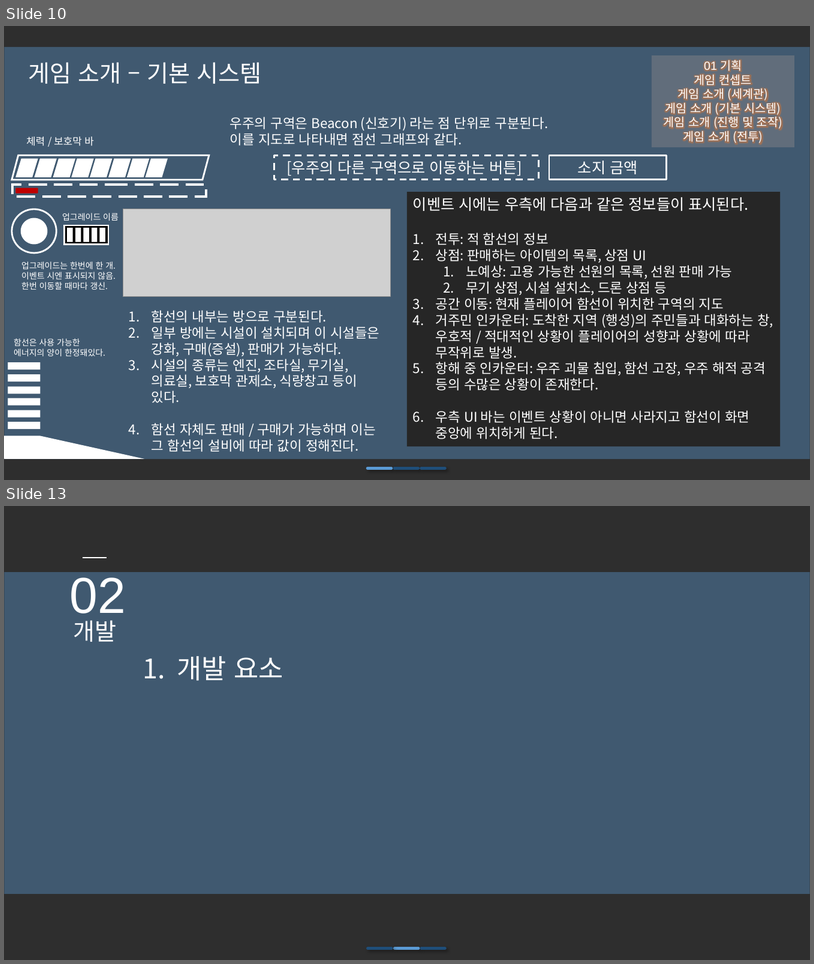
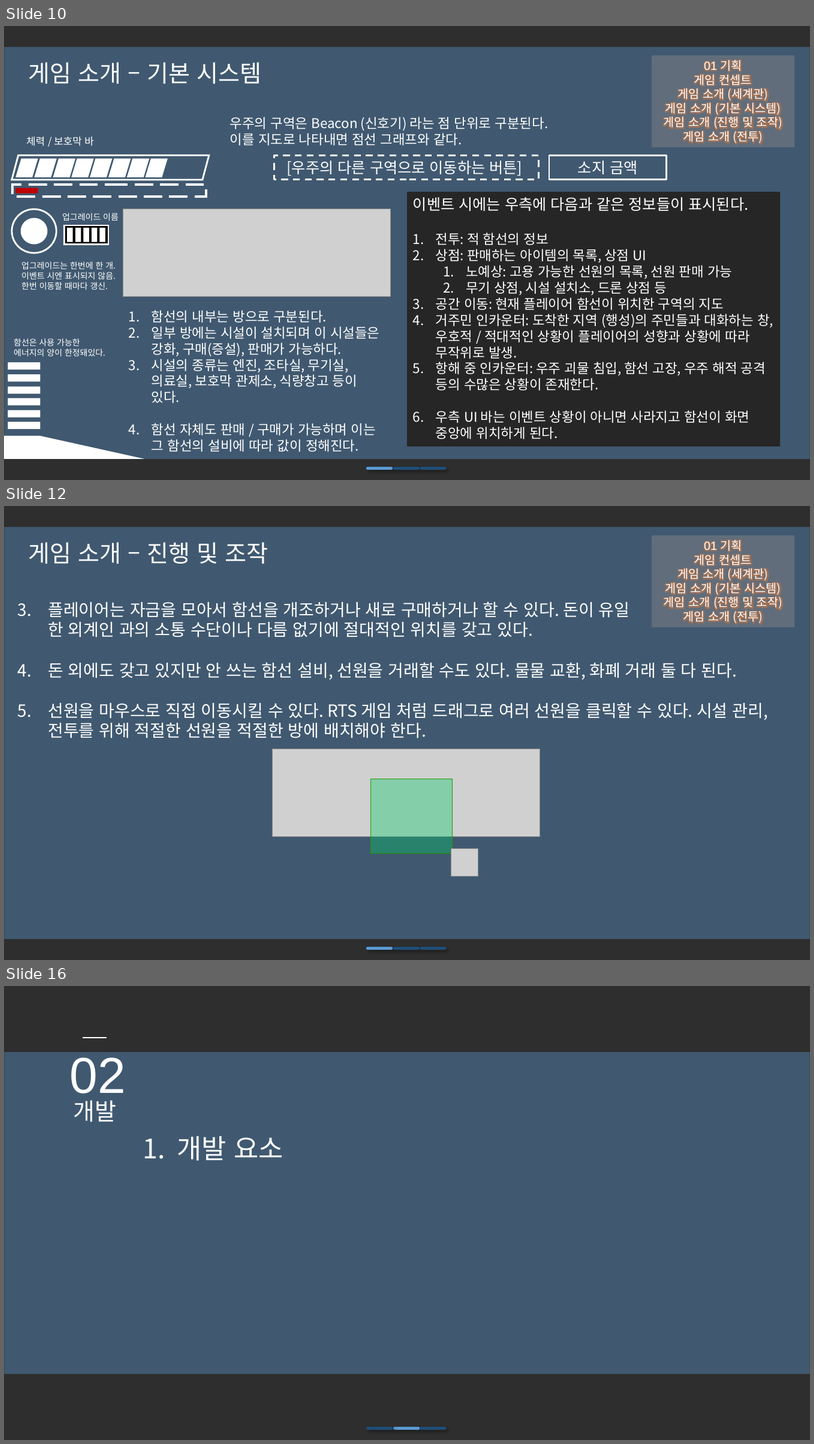
Before and after one commit to iconstudio/2017-Platformer, a slide deck: slides/Cosmos_20171105.pptx. Shown one above the other, each under a label of ours: slides 10 and 13 before the commit, slides 10, 12 and 16 after it; the slides between them are not shown. The pictures are 814x964 and 814x1444 pixels, drawn with LibreOffice and Linux fonts; fonts in the diff are those of the drawing; grey boxes stand for pictures; background and template pictures are left out; a plain dark background stands for a picture behind light text. Boxes give left, top, right and bottom in pixels: in the first picture for what was removed or moved away, otherwise in the second. Text is boxed around its words. In the diff, an @@ line names an element or a change of style, - is before the commit and + after.

```diff
--- a/slides/Cosmos_20171105.pptx
+++ b/slides/Cosmos_20171105.pptx
@@ slide 12 added at (4, 506, 810, 960), background picture (left out); not listed: 2 template elements that a slide beside it also shows @@
@@ rectangle added at (652, 535, 795, 627), fill #F8CBAD at 18% opacity, 14 pt, text #FFFFFF @@
+01 기획
+게임 컨셉트
+게임 소개 (세계관)
+게임 소개 (기본 시스템)
+게임 소개 (진행 및 조작)
+게임 소개 (전투)
@@ text added at (28, 542, 268, 564), 28 pt, text #FFFFFF @@
+게임 소개 – 진행 및 조작
@@ text added at (48, 601, 768, 738), 20 pt, text #FFFFFF @@
+3. 플레이어는 자금을 모아서 함선을 개조하거나 새로 구매하거나 할 수 있다. 돈이 유일
+   한 외계인 과의 소통 수단이나 다름 없기에 절대적인 위치를 갖고 있다.
+4. 돈 외에도 갖고 있지만 안 쓰는 함선 설비, 선원을 거래할 수도 있다. 물물 교환, 화폐 거래 둘 다 된다.
+5. 선원을 마우스로 직접 이동시킬 수 있다. RTS 게임 처럼 드래그로 여러 선원을 클릭할 수 있다. 시설 관리, 전투를 위해 적절한 선원을 적절한 방에 배치해야 한다.
@@ picture added at (273, 749, 540, 837) @@
@@ rectangle added at (371, 779, 453, 853), fill #00CC66 at 36% opacity, outline #1D9A00 1 pt @@
@@ picture added at (452, 849, 478, 876) @@
@@ line added from (368, 948) to (392, 948), #5B9BD5 3.5 pt @@
@@ line added from (395, 948) to (419, 948), #1F4E79 3.5 pt @@
@@ line added from (422, 948) to (446, 948), #1F4E79 3.5 pt @@
@@ what was slide 13 is now slide 16 @@
```
Also in this commit, not shown: 5 slides changed, 3 other slides added.
